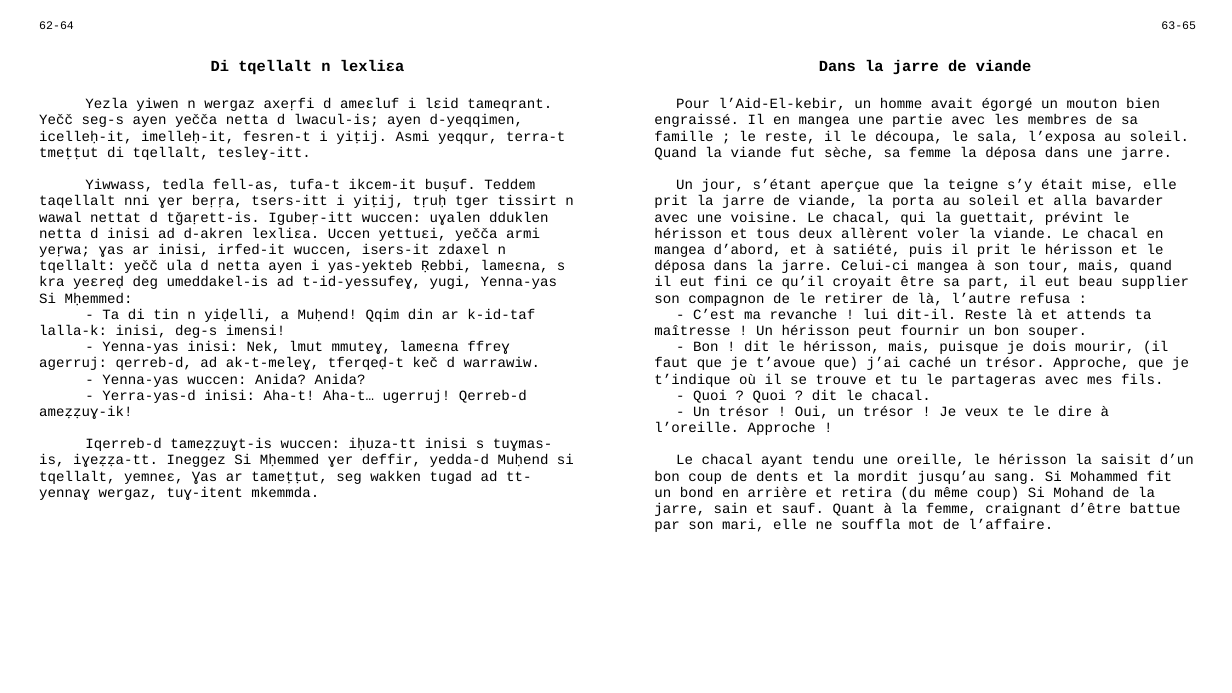
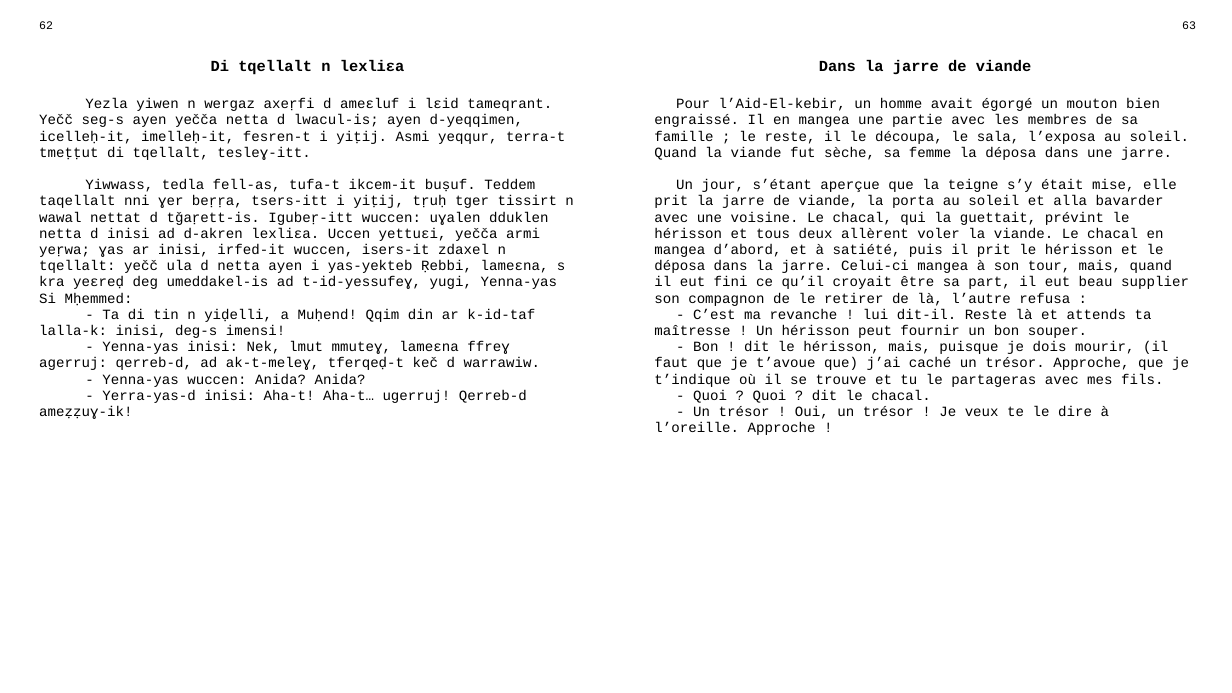
Before and after one commit to sferhah/tamacahut_n_wuccen, a slide deck: slide 26 of Uccen.ConsoleApp/uccen.pptx (slide 24 before the commit). Drawn at 1232x693 pixels with LibreOffice and Linux fonts; fonts in the diff are those of the drawing. Boxes give left, top, right and bottom in pixels: in the first picture for what was removed or moved away, otherwise in the second. Text is boxed around its words. In the diff, an @@ line names an element or a change of style, - is before the commit and + after.

```diff
--- a/Uccen.ConsoleApp/uccen.pptx
+++ b/Uccen.ConsoleApp/uccen.pptx
@@ table at [30,15,1205,668] @@
-row 1, column 1: 62-64
+row 1, column 1: 62
-row 1, column 3: 63-65
+row 1, column 3: 63
-row 3, column 1: Yezla yiwen n wergaz axeṛfi d ameɛluf i lɛid tameqrant. Yečč seg-s ayen yečča netta d lwacul-is; ayen d-yeqqimen, icelleḥ-it, imelleḥ-it, fesren-t i yiṭij. Asmi yeqqur, terra-t tmeṭṭut di tqellalt, tesleɣ-itt. / Yiwwass, tedla fell-as, tufa-t ikcem-it buṣuf. Teddem taqellalt nni ɣer beṛṛa, tsers-itt i yiṭij, tṛuḥ tger tissirt n wawal nettat d tǧaṛett-is. Igubeṛ-itt wuccen: uɣalen dduklen netta d inisi ad d-akren lexliɛa. Uccen yettuɛi, yečča armi yeṛwa; ɣas ar inisi, irfed-it wuccen, isers-it zdaxel n tqellalt: yečč ula d netta ayen i yas-yekteb Ṛebbi, lameɛna, s kra yeɛreḍ deg umeddakel-is ad t-id-yessufeɣ, yugi, Yenna-yas Si Mḥemmed: / - Ta di tin n yiḍelli, a Muḥend! Qqim din ar k-id-taf lalla-k: inisi, deg-s imensi! / - Yenna-yas inisi: Nek, lmut mmuteɣ, lameɛna ffreɣ agerruj: qerreb-d, ad ak-t-meleɣ, tferqeḍ-t keč d warrawiw. / - Yenna-yas wuccen: Anida? Anida? / - Yerra-yas-d inisi: Aha-t! Aha-t… ugerruj! Qerreb-d ameẓẓuɣ-ik! / Iqerreb-d tameẓẓuɣt-is wuccen: iḥuza-tt inisi s tuɣmas-is, iɣeẓẓa-tt. Ineggez Si Mḥemmed ɣer deffir, yedda-d Muḥend si tqellalt, yemneɛ, Ɣas ar tameṭṭut, seg wakken tugad ad tt-yennaɣ wergaz, tuɣ-itent mkemmda.
+row 3, column 1: Yezla yiwen n wergaz axeṛfi d ameɛluf i lɛid tameqrant. Yečč seg-s ayen yečča netta d lwacul-is; ayen d-yeqqimen, icelleḥ-it, imelleḥ-it, fesren-t i yiṭij. Asmi yeqqur, terra-t tmeṭṭut di tqellalt, tesleɣ-itt. / Yiwwass, tedla fell-as, tufa-t ikcem-it buṣuf. Teddem taqellalt nni ɣer beṛṛa, tsers-itt i yiṭij, tṛuḥ tger tissirt n wawal nettat d tǧaṛett-is. Igubeṛ-itt wuccen: uɣalen dduklen netta d inisi ad d-akren lexliɛa. Uccen yettuɛi, yečča armi yeṛwa; ɣas ar inisi, irfed-it wuccen, isers-it zdaxel n tqellalt: yečč ula d netta ayen i yas-yekteb Ṛebbi, lameɛna, s kra yeɛreḍ deg umeddakel-is ad t-id-yessufeɣ, yugi, Yenna-yas Si Mḥemmed: / - Ta di tin n yiḍelli, a Muḥend! Qqim din ar k-id-taf lalla-k: inisi, deg-s imensi! / - Yenna-yas inisi: Nek, lmut mmuteɣ, lameɛna ffreɣ agerruj: qerreb-d, ad ak-t-meleɣ, tferqeḍ-t keč d warrawiw. / - Yenna-yas wuccen: Anida? Anida? / - Yerra-yas-d inisi: Aha-t! Aha-t… ugerruj! Qerreb-d ameẓẓuɣ-ik!
-row 3, column 3: Pour l’Aid-El-kebir, un homme avait égorgé un mouton bien engraissé. Il en mangea une partie avec les membres de sa famille ; le reste, il le découpa, le sala, l’exposa au soleil. Quand la viande fut sèche, sa femme la déposa dans une jarre. / Un jour, s’étant aperçue que la teigne s’y était mise, elle prit la jarre de viande, la porta au soleil et alla bavarder avec une voisine. Le chacal, qui la guettait, prévint le hérisson et tous deux allèrent voler la viande. Le chacal en mangea d’abord, et à satiété, puis il prit le hérisson et le déposa dans la jarre. Celui-ci mangea à son tour, mais, quand il eut fini ce qu’il croyait être sa part, il eut beau supplier son compagnon de le retirer de là, l’autre refusa : / - C’est ma revanche ! lui dit-il. Reste là et attends ta maîtresse ! Un hérisson peut fournir un bon souper. / - Bon ! dit le hérisson, mais, puisque je dois mourir, (il faut que je t’avoue que) j’ai caché un trésor. Approche, que je t’indique où il se trouve et tu le partageras avec mes fils. / - Quoi ? Quoi ? dit le chacal. / - Un trésor ! Oui, un trésor ! Je veux te le dire à l’oreille. Approche ! / Le chacal ayant tendu une oreille, le hérisson la saisit d’un bon coup de dents et la mordit jusqu’au sang. Si Mohammed fit un bond en arrière et retira (du même coup) Si Mohand de la jarre, sain et sauf. Quant à la femme, craignant d’être battue par son mari, elle ne souffla mot de l’affaire.
+row 3, column 3: Pour l’Aid-El-kebir, un homme avait égorgé un mouton bien engraissé. Il en mangea une partie avec les membres de sa famille ; le reste, il le découpa, le sala, l’exposa au soleil. Quand la viande fut sèche, sa femme la déposa dans une jarre. / Un jour, s’étant aperçue que la teigne s’y était mise, elle prit la jarre de viande, la porta au soleil et alla bavarder avec une voisine. Le chacal, qui la guettait, prévint le hérisson et tous deux allèrent voler la viande. Le chacal en mangea d’abord, et à satiété, puis il prit le hérisson et le déposa dans la jarre. Celui-ci mangea à son tour, mais, quand il eut fini ce qu’il croyait être sa part, il eut beau supplier son compagnon de le retirer de là, l’autre refusa : / - C’est ma revanche ! lui dit-il. Reste là et attends ta maîtresse ! Un hérisson peut fournir un bon souper. / - Bon ! dit le hérisson, mais, puisque je dois mourir, (il faut que je t’avoue que) j’ai caché un trésor. Approche, que je t’indique où il se trouve et tu le partageras avec mes fils. / - Quoi ? Quoi ? dit le chacal. / - Un trésor ! Oui, un trésor ! Je veux te le dire à l’oreille. Approche !
```
Also in this commit, not shown: 6 other slides changed, 4 slides added, 1 other file.
